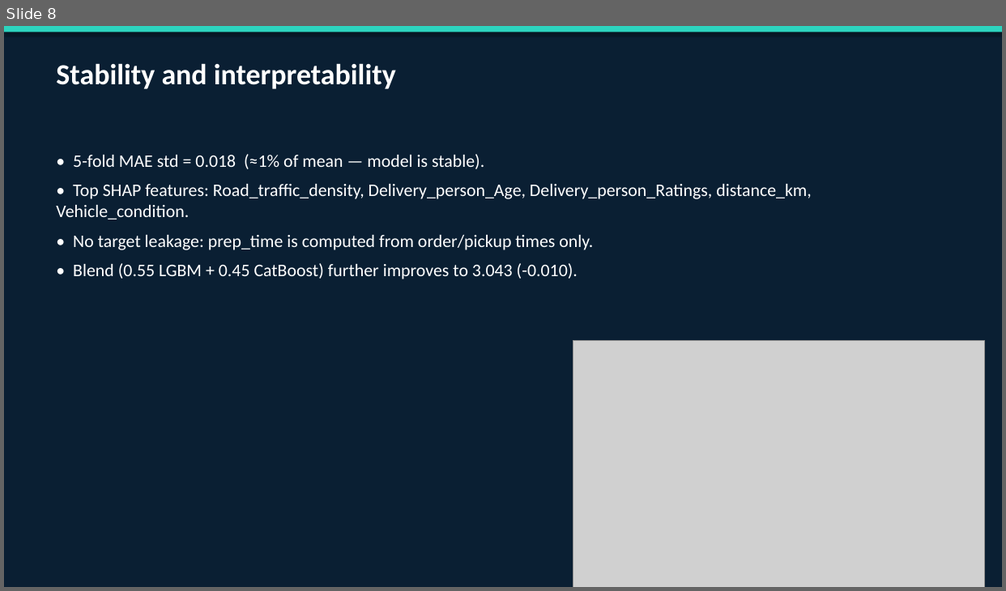
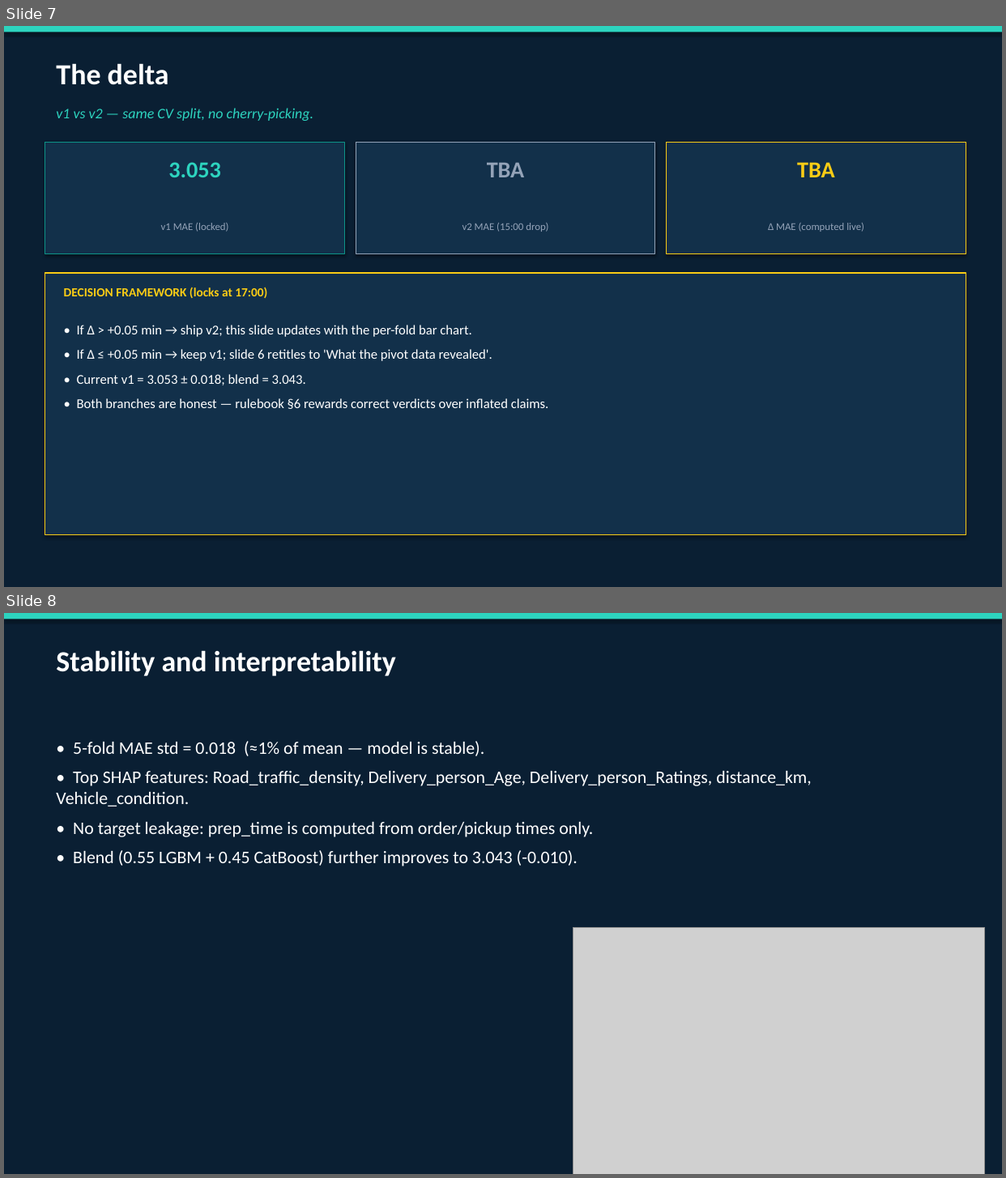
Before and after one commit to TheClazer/Zomato-delivery-estimation, a slide deck: reports/pitch_6pm.pptx. Shown one above the other, each under a label of ours: slide 8 before the commit, slides 7 and 8 after it. The pictures are 1006x591 and 1006x1178 pixels, drawn with LibreOffice and Linux fonts; fonts in the diff are those of the drawing; grey boxes stand for pictures. Boxes give left, top, right and bottom in pixels: in the first picture for what was removed or moved away, otherwise in the second. Text is boxed around its words. In the diff, an @@ line names an element or a change of style, - is before the commit and + after.

```diff
--- a/reports/pitch_6pm.pptx
+++ b/reports/pitch_6pm.pptx
@@ slide 7 added at [4,26,1002,587], background #FFFFFF @@
@@ rectangle added at [4,26,1002,587], fill #0A1F33 @@
@@ rectangle added at [4,26,1002,32], fill #2DD4BF @@
@@ text added at [56,63,169,85], 28 pt, text #FFFFFF, bold @@
+The delta
@@ text added at [56,108,314,121], 14 pt, text #2DD4BF, italic @@
+v1 vs v2 — same CV split, no cherry-picking.
@@ rectangle added at [45,142,345,254], fill #12304A, outline #0D9488 1 pt @@
@@ rectangle added at [356,142,655,254], fill #12304A, outline #94A3B8 1 pt @@
@@ rectangle added at [667,142,966,254], fill #12304A, outline #FACC15 1 pt @@
@@ text added at [168,162,221,177], 22 pt, text #2DD4BF, bold @@
+3.053
@@ text added at [487,163,525,177], 22 pt, text #94A3B8, bold @@
+TBA
@@ text added at [797,162,835,177], 22 pt, text #FACC15, bold @@
+TBA
@@ text added at [161,223,228,232], 10 pt, text #94A3B8 @@
+v1 MAE (locked)
@@ text added at [462,223,548,232], 10 pt, text #94A3B8 @@
+v2 MAE (15:00 drop)
@@ text added at [768,223,864,232], 10 pt, text #94A3B8 @@
+Δ MAE (computed live)
@@ rectangle added at [45,273,966,535], fill #12304A, outline #FACC15 1 pt @@
@@ text added at [64,288,267,298], 12 pt, text #FACC15, bold @@
+DECISION FRAMEWORK (locks at 17:00)
@@ text added at [77,325,549,409], 13 pt, text #FFFFFF @@
+• If Δ > +0.05 min → ship v2; this slide updates with the per-fold bar chart.
+• If Δ ≤ +0.05 min → keep v1; slide 6 retitles to 'What the pivot data revealed'.
+• Current v1 = 3.053 ± 0.018; blend = 3.043.
+• Both branches are honest — rulebook §6 rewards correct verdicts over inflated claims.
```
Also in this commit, not shown: 1 slide changed, 1 slide removed, 5 other files.
